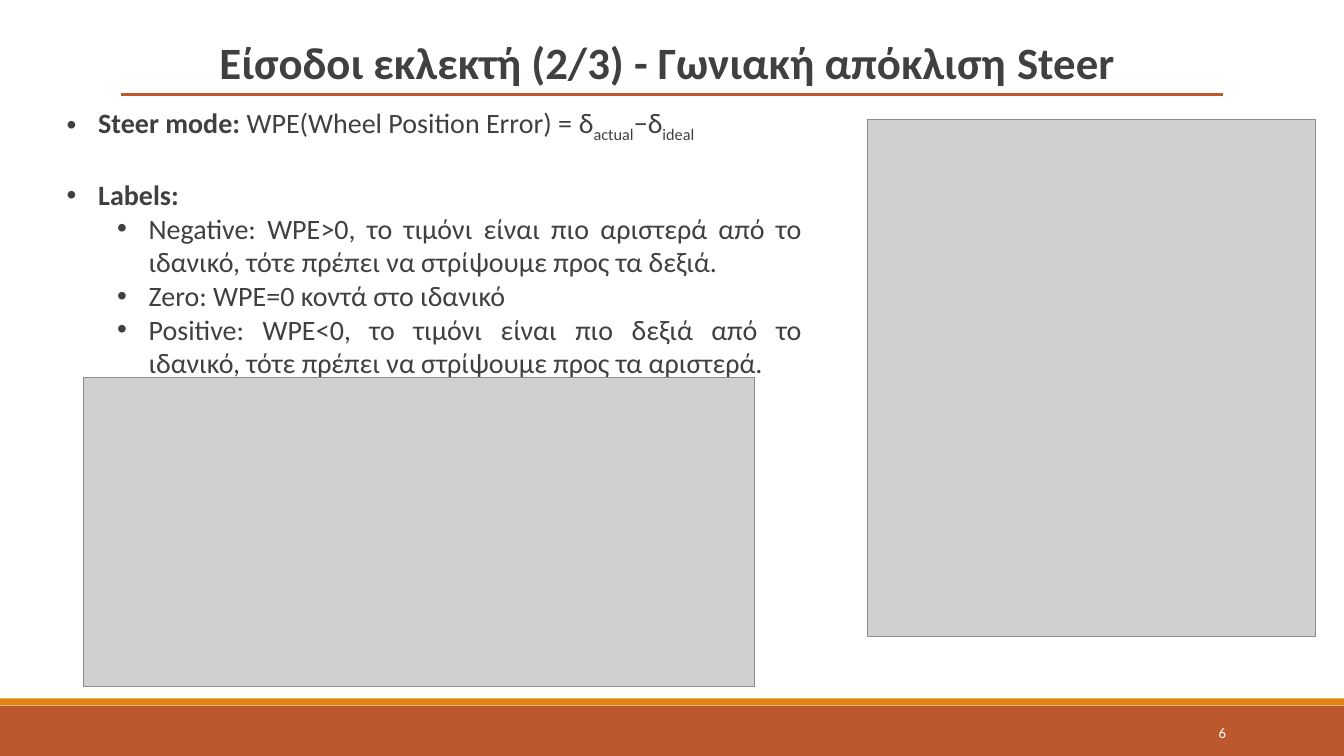
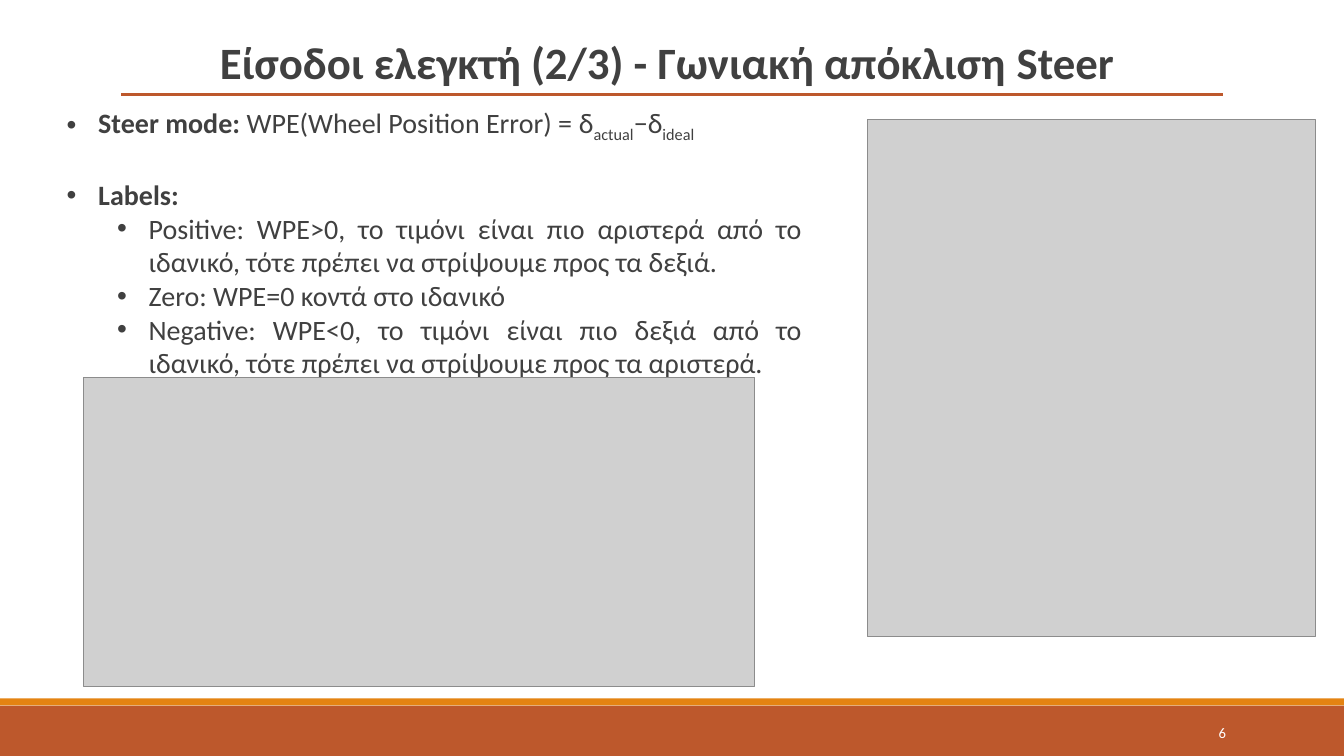
Before and after one commit to kvchr/fuzzy-roundabout-steering, a slide deck: slide 6 of slides/fuzzy_roundabout_slides_GR.pptx. Drawn at 1344x756 pixels with LibreOffice and Linux fonts; fonts in the diff are those of the drawing; grey boxes stand for pictures. Boxes give left, top, right and bottom in pixels: in the first picture for what was removed or moved away, otherwise in the second. Text is boxed around its words. In the diff, an @@ line names an element or a change of style, - is before the commit and + after.

```diff
--- a/slides/fuzzy_roundabout_slides_GR.pptx
+++ b/slides/fuzzy_roundabout_slides_GR.pptx
@@ text at [220,46,1114,86]: text changed @@
-Είσοδοι εκλεκτή (2/3) - Γωνιακή απόκλιση Steer
+Είσοδοι ελεγκτή (2/3) - Γωνιακή απόκλιση Steer
@@ text at [149,219,801,277]: text changed @@
-  • Negative: WPE>0, το τιμόνι είναι πιο αριστερά από το ιδανικό, τότε πρέπει να στρίψουμε προς τα δεξιά.
+  • Positive: WPE>0, το τιμόνι είναι πιο αριστερά από το ιδανικό, τότε πρέπει να στρίψουμε προς τα δεξιά.
@@ text at [149,320,801,380]: text changed @@
-  • Positive: WPE<0, το τιμόνι είναι πιο δεξιά από το ιδανικό, τότε πρέπει να στρίψουμε προς τα αριστερά.
+  • Negative: WPE<0, το τιμόνι είναι πιο δεξιά από το ιδανικό, τότε πρέπει να στρίψουμε προς τα αριστερά.
```
Also in this commit, not shown: 13 other slides changed, 8 other files.
